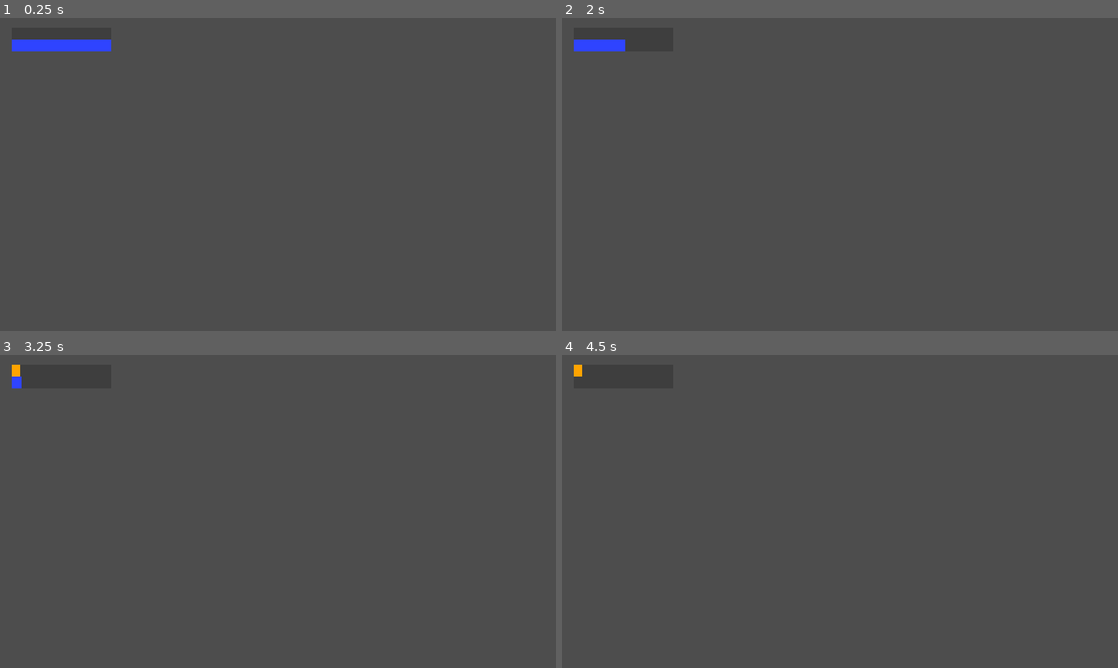
Above: before the commit, frames 1-4 (two rows, left to right).
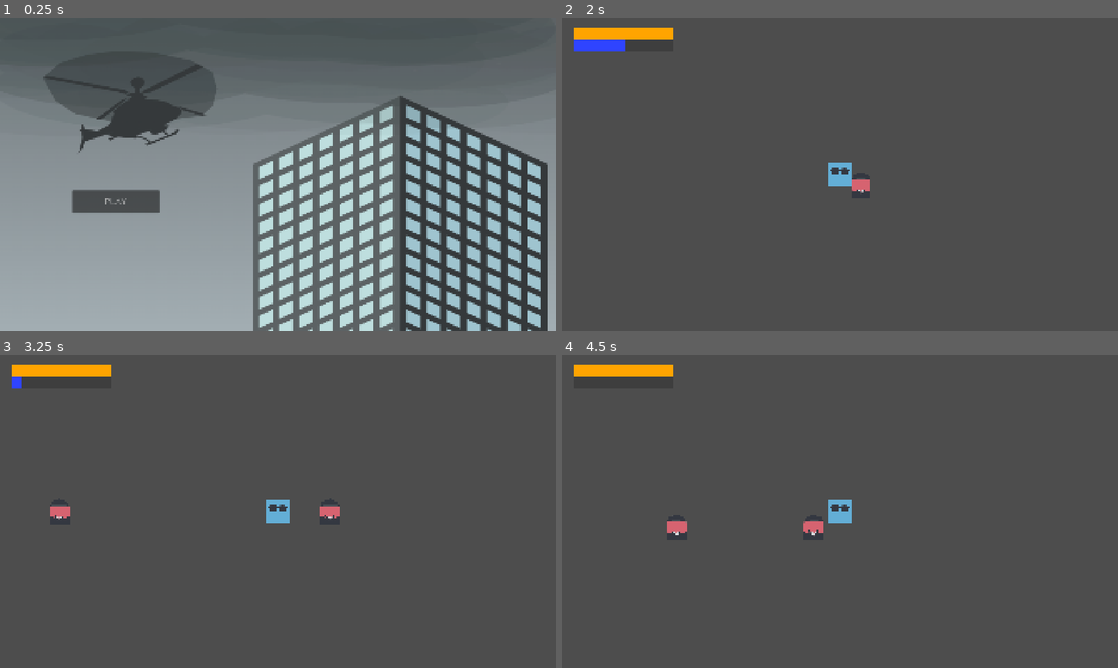
Above: after the commit, the same moments.

Repository: LubCore12/Stealth-Game
Game: Godot game, scene res://scenes/menu.tscn
The game is run twice, just before and just after one commit, with the same random seed, the same clock (stepped at 60 frames per second) and the same inputs. Before the commit the project starts from res://scenes/game.tscn.
Inputs (mouse positions are in pixels of both pictures, inside the frame that each line leads up to):
- Up to frame 1 (0.25 s): no input
- Up to frame 2 (2 s): click (678, 202) at 0.5 s, where only the run after the commit has a clickable "PLAY"; hold D (right) from 1.28 s (still down); hold Shift (run) from 1.28 s (still down); tap Space (jump) at 1.52 s
- Up to frame 3 (3.25 s): release Shift (run) at 2.03 s; tap Shift (run) at 2.1 s; tap Space (jump) at 2.27 s; release D (right) at 2.78 s; hold A (left) from 2.78 s (still down); hold Shift (run) from 2.78 s (still down)
- Up to frame 4 (4.5 s): release A (left) at 3.53 s; release Shift (run) at 3.53 s; hold D (right) from 3.53 s (still down); tap Shift (run) at 3.6 s; tap Space (jump) at 3.77 s; hold Shift (run) from 4.28 s (still down)

The runs differ from the first frame. In frame 1, 61% of the frame differs, in the area x 0-100%, y 1-100%; in frame 2, 1.2%; in frame 3, 1.4%; in frame 4, 1.4%.

Commit message:
Added more game mechanics

Diff:
--- a/globals/global.gd
+++ b/globals/global.gd
@@ -1,3 +1,3 @@
 extends Node
 
-const GRAVITY_STRENGTH := 12
+const GRAVITY_STRENGTH = 12
--- a/project.godot
+++ b/project.godot
@@ -11,7 +11,7 @@
 [application]
 
 config/name="Game"
-run/main_scene="uid://cufci385o641h"
+run/main_scene="uid://jhyuywgfd0sf"
 config/features=PackedStringArray("4.7", "Forward Plus")
 config/icon="res://icon.svg"
 
@@ -24,7 +24,6 @@
 window/size/viewport_width=1920
 window/size/viewport_height=1080
 window/stretch/mode="canvas_items"
-window/stretch/aspect="expand"
 
 [input]
 
@@ -50,6 +49,17 @@
 "events": [Object(InputEventKey,"resource_local_to_scene":false,"resource_name":"","device":-1,"window_id":0,"alt_press …(195 unchanged characters)…
 ]
 }
+kill={
+"deadzone": 0.2,
+"events": [Object(InputEventKey,"resource_local_to_scene":false,"resource_name":"","device":-1,"window_id":0,"alt_pressed":false,"shift_pressed":false,"ctrl_pressed":false,"meta_pressed":false,"pressed":false,"keycode":0,"physical_keycode":70,"key_label":0,"unicode":102,"location":0,"echo":false,"script":null)
+, Object(InputEventMouseButton,"resource_local_to_scene":false,"resource_name":"","device":-1,"window_id":0,"alt_pressed":false,"shift_pressed":false,"ctrl_pressed":false,"meta_pressed":false,"button_mask":1,"position":Vector2(155.6914, 15.765625),"global_position":Vector2(165.6914, 67.765625),"factor":1.0,"button_index":1,"canceled":false,"pressed":true,"double_click":false,"script":null)
+]
+}
+action={
+"deadzone": 0.2,
+"events": [Object(InputEventKey,"resource_local_to_scene":false,"resource_name":"","device":-1,"window_id":0,"alt_pressed":false,"shift_pressed":false,"ctrl_pressed":false,"meta_pressed":false,"pressed":false,"keycode":69,"physical_keycode":0,"key_label":0,"unicode":101,"location":0,"echo":false,"script":null)
+]
+}
 
 [physics]
 
--- /dev/null
+++ b/scenes/control_panel.tscn
@@ -0,0 +1,3 @@
+[gd_scene format=3 uid="uid://b3fhpndmt0ula"]
+
+[node name="ControlPanel" type="Node2D" unique_id=1910657154]
--- a/scenes/game.tscn
+++ b/scenes/game.tscn
@@ -30,11 +30,14 @@
 [node name="Guardian" parent="Entities/Guardians" unique_id=1266923847 instance=ExtResource("5_p57ef")]
 position = Vector2(-260, 0)
 
+[node name="Guardian2" parent="Entities/Guardians" unique_id=65013014 instance=ExtResource("5_p57ef")]
+position = Vector2(202, -26)
+
 [node name="Floor" type="StaticBody2D" parent="." unique_id=444745366]
 
 [node name="Shape" type="CollisionShape2D" parent="Floor" unique_id=668666329]
 position = Vector2(4, 204)
 shape = SubResource("RectangleShape2D_37okk")
 
-[connection signal="get_damage" from="Entities/Player" to="." method="_on_player_get_damage"]
+[connection signal="get_awareness" from="Entities/Player" to="." method="_on_player_get_awareness"]
 [connection signal="stamina_use" from="Entities/Player" to="." method="_on_player_stamina_use"]
--- a/scenes/guardian.tscn
+++ b/scenes/guardian.tscn
@@ -1,11 +1,9 @@
 [gd_scene format=3 uid="uid://x6rgvi61u2g1"]
 
 [ext_resource type="Script" uid="uid://dh8hxyph2dluh" path="res://scenes/scripts/guardian.gd" id="1_f7ra8"]
+[ext_resource type="Texture2D" uid="uid://d1xm4nwei53ro" path="res://assets/guardian.png" id="2_0b4ss"]
 
 [sub_resource type="RectangleShape2D" id="RectangleShape2D_37okk"]
-
-[sub_resource type="CircleShape2D" id="CircleShape2D_37okk"]
-radius = 110.0
 
 [sub_resource type="CircleShape2D" id="CircleShape2D_f7ra8"]
 radius = 30.413813
@@ -14,13 +12,19 @@
 script = ExtResource("1_f7ra8")
 speed = 70.0
 
+[node name="Sprite" type="Sprite2D" parent="." unique_id=1649361944]
+position = Vector2(0, -2)
+scale = Vector2(0.08, 0.08)
+texture = ExtResource("2_0b4ss")
+
 [node name="Shape" type="CollisionShape2D" parent="." unique_id=675895807]
 shape = SubResource("RectangleShape2D_37okk")
 
 [node name="VisionArea" type="Area2D" parent="." unique_id=1003115298]
+rotation = 3.1415927
 
-[node name="Shape" type="CollisionShape2D" parent="VisionArea" unique_id=729915706]
-shape = SubResource("CircleShape2D_37okk")
+[node name="Shape" type="CollisionPolygon2D" parent="VisionArea" unique_id=1708249908]
+polygon = PackedVector2Array(0, 0, 137, 81.999985, 169, -1.47744495e-05, 139, -84.000015)
 
 [node name="AttackArea" type="Area2D" parent="." unique_id=635631469]
 
--- a/scenes/menu.tscn
+++ b/scenes/menu.tscn
@@ -1,6 +1,13 @@
 [gd_scene format=3 uid="uid://jhyuywgfd0sf"]
 
 [ext_resource type="Script" uid="uid://5y3y3oolkvxu" path="res://scenes/scripts/menu.gd" id="1_yqeox"]
+[ext_resource type="Texture2D" uid="uid://cdw1tijigmwj8" path="res://assets/background.png" id="2_vjb58"]
+[ext_resource type="FontFile" uid="uid://dk4f6x88oq1wf" path="res://fonts/type me! fonts - Cera Stencil PRO Trial Light.otf" id="3_con2f"]
+
+[sub_resource type="Theme" id="Theme_6v87y"]
+default_font = ExtResource("3_con2f")
+Button/font_sizes/font_size = 34
+Button/fonts/font = ExtResource("3_con2f")
 
 [node name="Menu" type="Control" unique_id=1080315246]
 layout_mode = 3
@@ -10,3 +17,26 @@
 grow_horizontal = 2
 grow_vertical = 2
 script = ExtResource("1_yqeox")
+
+[node name="TextureRect" type="TextureRect" parent="." unique_id=1146311688]
+layout_mode = 1
+anchors_preset = 15
+anchor_right = 1.0
+anchor_bottom = 1.0
+grow_horizontal = 2
+grow_vertical = 2
+texture = ExtResource("2_vjb58")
+
+[node name="PlayButton" type="Button" parent="." unique_id=1533190506]
+custom_minimum_size = Vector2(300, 80)
+layout_mode = 1
+anchors_preset = -1
+anchor_left = 0.13
+anchor_top = 0.55
+anchor_right = 0.13
+anchor_bottom = 0.55
+offset_right = 300.0
+offset_bottom = 80.0
+theme = SubResource("Theme_6v87y")
+text = "PLAY"
+autowrap_trim_flags = 0
--- a/scenes/player.tscn
+++ b/scenes/player.tscn
@@ -1,8 +1,10 @@
 [gd_scene format=3 uid="uid://dftrpkfy22rxb"]
 
 [ext_resource type="Script" uid="uid://4hrmbli6063p" path="res://scenes/scripts/player.gd" id="1_3vyb7"]
+[ext_resource type="Texture2D" uid="uid://d38qhfhsfb383" path="res://assets/player.png" id="2_g2els"]
 
 [sub_resource type="RectangleShape2D" id="RectangleShape2D_37okk"]
+size = Vector2(24, 24)
 
 [node name="Player" type="CharacterBody2D" unique_id=721760072]
 script = ExtResource("1_3vyb7")
@@ -12,7 +14,11 @@
 stamina_speed = 200.0
 stamina_usage = 70.0
 stamina_recovery_speed = 40.0
-health = 100.0
+
+[node name="Sprite" type="Sprite2D" parent="." unique_id=149386670]
+position = Vector2(1.9073486e-06, 0)
+scale = Vector2(0.1, 0.1)
+texture = ExtResource("2_g2els")
 
 [node name="Shape" type="CollisionShape2D" parent="." unique_id=1977938221]
 shape = SubResource("RectangleShape2D_37okk")
--- a/scenes/player_ui.tscn
+++ b/scenes/player_ui.tscn
@@ -41,7 +41,7 @@
 offset_right = 40.0
 offset_bottom = 40.0
 
-[node name="HealthBar" type="ProgressBar" parent="TopLeftBox" unique_id=2010847233]
+[node name="AwarenessBar" type="ProgressBar" parent="TopLeftBox" unique_id=2010847233]
 custom_minimum_size = Vector2(350, 40)
 layout_mode = 2
 size_flags_vertical = 2
--- a/scenes/scripts/camera.gd
+++ b/scenes/scripts/camera.gd
@@ -1,6 +1,8 @@
 extends Area2D
 
 var player: CharacterBody2D
+
+@onready var attack_timer = $Timers/AttackTimer
 
 @export_group("Camera stats")
 @export var camera_damage: float
@@ -10,14 +12,14 @@
 
 func _on_body_entered(body: Node2D) -> void:
 	if player and player == body:
-		$Timers/AttackTimer.start()
+		attack_timer.start()
 
 func _on_body_exited(body: Node2D) -> void:
 	if player and player == body:
-		$Timers/AttackTimer.stop()
+		attack_timer.stop()
 
 func _on_attack_timer_timeout() -> void:
-	player.discard_health(camera_damage)
+	player.add_awareness(camera_damage)
 
 func _on_rotate_timer_timeout() -> void:
 	var tween = create_tween()
--- a/scenes/scripts/game.gd
+++ b/scenes/scripts/game.gd
@@ -1,14 +1,20 @@
 extends Node2D
 
+@onready var player = $Entities/Player
+@onready var cameras = $Entities/Cameras
+@onready var guardians = $Entities/Guardians
+@onready var player_ui = $CanvasLayer/PlayerUI
+
 func _ready() -> void:
-	for camera in $Entities/Cameras.get_children():
-		camera.setup($Entities/Player)
-	for guardian in $Entities/Guardians.get_children():
-		guardian.setup($Entities/Player)
-	$CanvasLayer/PlayerUI/TopLeftBox/StaminaBar.value = $Entities/Player.stamina
-
-func _on_player_get_damage(damage: float) -> void:
-	$CanvasLayer/PlayerUI/TopLeftBox/HealthBar.value += damage
+	for camera in cameras.get_children():
+		camera.setup(player)
+	for guardian in guardians.get_children():
+		guardian.setup(player)
+	player_ui.set_stamina(player.stamina)
+	player_ui.set_awareness(0)
 
 func _on_player_stamina_use(amount: float) -> void:
-	$CanvasLayer/PlayerUI/TopLeftBox/StaminaBar.value -= amount
+	player_ui.discard_stamina(amount)
+
+func _on_player_get_awareness(damage: float) -> void:
+	player_ui.add_awareness(damage)
--- a/scenes/scripts/guardian.gd
+++ b/scenes/scripts/guardian.gd
@@ -4,19 +4,34 @@
 var direction_x: float
 var is_moving := false
 
+@onready var vision_shape = $VisionArea/Shape
+
 @export_group("Movement")
 @export var speed: float
 
 func setup(body: CharacterBody2D) -> void:
 	player = body
+	player.connect("full_awareness", start_moving)
 
 func _physics_process(_delta: float) -> void:
+	move()
+
+func move() -> void:
 	if is_moving:
 		direction_x = (player.position - position).normalized().x
+		if direction_x > 0:
+			var tween = create_tween()
+			tween.tween_property(vision_shape, "rotation_degrees", 180, 0.2)
+		else:
+			var tween = create_tween()
+			tween.tween_property(vision_shape, "rotation_degrees", 0, 0.2)
 		velocity.x = direction_x * speed
 
 	velocity.y += Global.GRAVITY_STRENGTH
 	move_and_slide()
+
+func start_moving() -> void:
+	is_moving = true
 
 func _on_vision_area_body_entered(body: Node2D) -> void:
 	if player == body:
@@ -29,4 +44,4 @@
 
 func _on_attack_area_body_entered(body: Node2D) -> void:
 	if player == body:
-		player.discard_health(999)
+		player.add_awareness(999)
--- a/scenes/scripts/menu.gd
+++ b/scenes/scripts/menu.gd
@@ -1 +1,10 @@
 extends Control
+
+@onready var game_scene = "res://scenes/game.tscn"
+@onready var play_button = $PlayButton
+
+func _ready() -> void:
+	play_button.connect("pressed", start_game)
+
+func start_game() -> void:
+	get_tree().change_scene_to_file(game_scene)
--- a/scenes/scripts/player.gd
+++ b/scenes/scripts/player.gd
@@ -1,6 +1,7 @@
 extends CharacterBody2D
 
 var direction_x: float
+var current_awareness: float
 var current_speed: float
 var stamina_recovery := false
 
@@ -13,9 +14,10 @@
 @export var stamina_recovery_speed: float
 
 @export_group("Player stats")
-@export var health: float
+@export var max_awareness: float
 
-signal get_damage(damage: float)
+signal get_awareness(damage: float)
+signal full_awareness
 signal stamina_use(amount: float)
 
 func _physics_process(delta: float) -> void:
@@ -55,15 +57,12 @@
 	if Input.is_action_pressed("run") and stamina > 0 and direction_x:
 		run(delta)
 
-func death() -> void:
-	pass
+func add_awareness(damage: float):
+	current_awareness += damage
+	get_awareness.emit(damage)
 
-func discard_health(damage: float):
-	health -= damage
-	get_damage.emit(damage)
-
-	if health <= 0:
-		death()
+	if current_awareness >= max_awareness:
+		full_awareness.emit()
 
 func _on_stamina_timer_timeout() -> void:
 	stamina_recovery = true
--- a/scenes/scripts/player_ui.gd
+++ b/scenes/scripts/player_ui.gd
@@ -1 +1,16 @@
 extends Control
+
+@onready var awareness_bar = $TopLeftBox/AwarenessBar
+@onready var stamina_bar = $TopLeftBox/StaminaBar
+
+func set_awareness(value: float) -> void:
+	awareness_bar.value = value
+
+func set_stamina(value: float) -> void:
+	stamina_bar.value = value
+
+func add_awareness(value: float) -> void:
+	awareness_bar.value += value
+
+func discard_stamina(value: float) -> void:
+	stamina_bar.value -= value
Binary file added: assets/background.png
Not shown, added: assets/background.png.import
Binary file added: assets/box.png
Not shown, added: assets/box.png.import
Binary file added: assets/command_panel.png
Not shown, added: assets/command_panel.png.import
Binary file added: assets/command_panel_off.png
Not shown, added: assets/command_panel_off.png.import
Binary file added: assets/guardian.png
Not shown, added: assets/guardian.png.import
Binary file added: assets/player.png
Not shown, added: assets/player.png.import
(and 8 more such lines)
